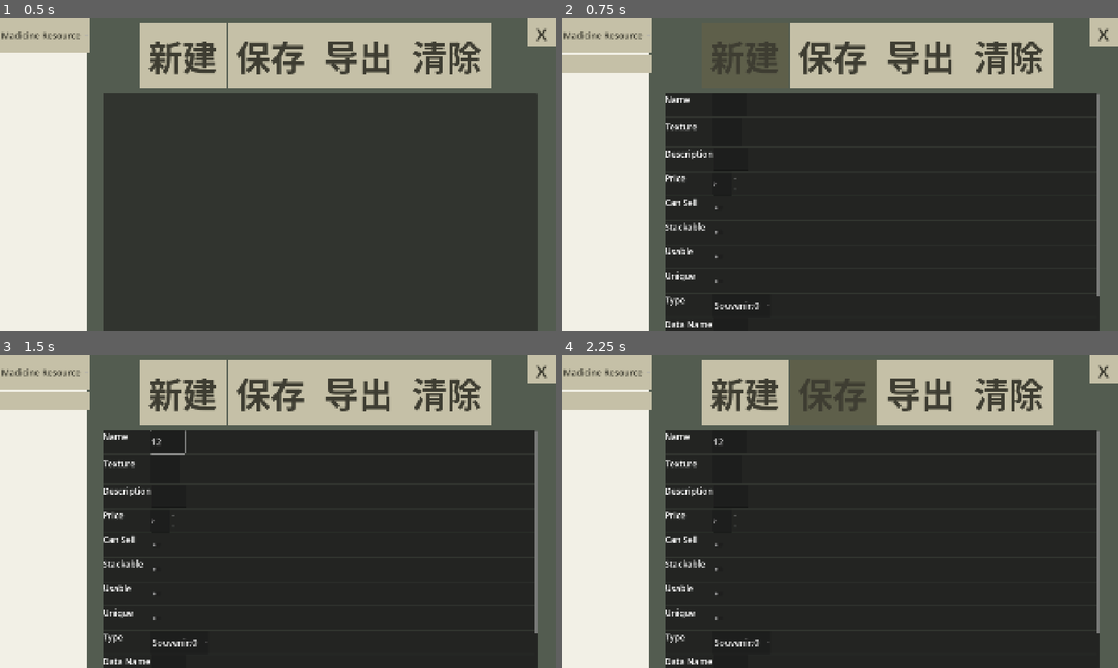
Above: before the commit, frames 1-4 (two rows, left to right).
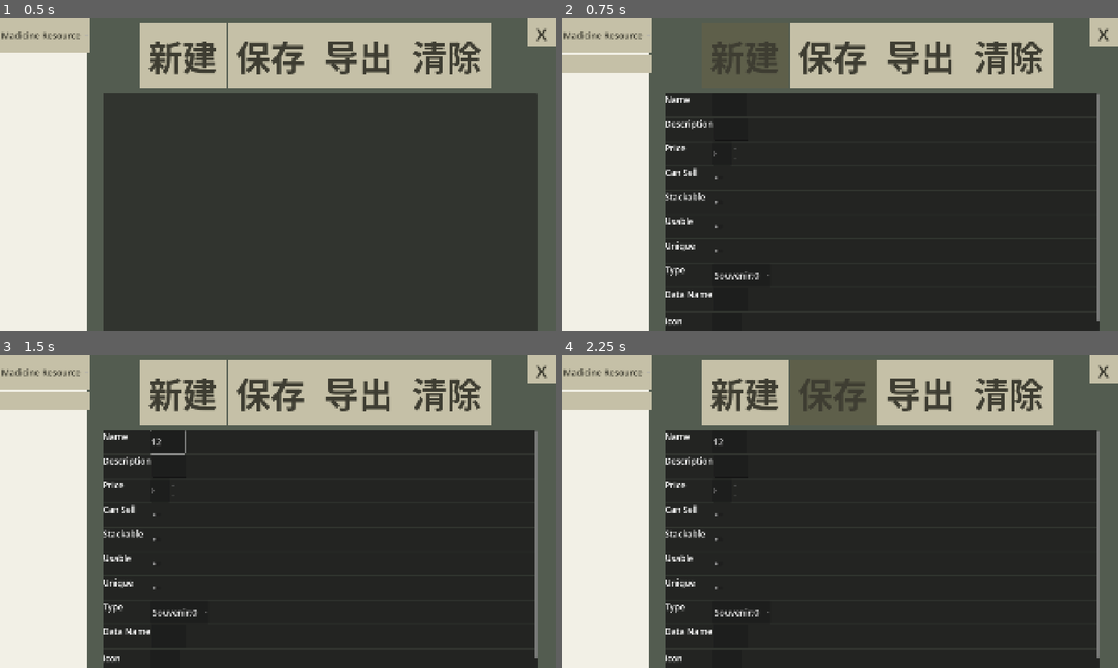
Above: after the commit, the same moments.

Repository: code-Nood/Resource_Editor
Game: Godot game, scene res://EditorUI/MainPanel/main_panel.tscn
Same seed, same stepped clock (60 frames per second), same inputs: the game is played once before the commit and once after it.
Inputs (mouse positions are in pixels of both pictures, inside the frame that each line leads up to):
- Up to frame 1 (0.5 s): no input
- Up to frame 2 (0.75 s): click "新建" at 0.5 s
- Up to frame 3 (1.5 s): click (166, 442) at 1.27 s; type "12" at 1.35 s
- Up to frame 4 (2.25 s): click "保存" at 2 s

Frame 1 is identical in both runs. In frame 2, 1.7% of the frame differs, in the area x 18-97%, y 32-99%; in frame 3, 1.7%; in frame 4, 1.7%.

Commit message:
移除冗余的 texture 字段，图片统一使用 icon

Diff:
--- a/ResourceTemplate/inventory_resource.gd
+++ b/ResourceTemplate/inventory_resource.gd
@@ -4,7 +4,6 @@
 
 #region exports
 @export var name :String
-@export var texture :Texture2D
 @export var description :String
 @export var price :int
 @export var can_sell :bool
@@ -18,6 +17,7 @@
 
 
 static func generate_id(category: int ,existing_ids: Array) -> int:
+
 	var base = category * 1000
 	#分类基础值，如食物为1000系列
 	var max_serial = 0
